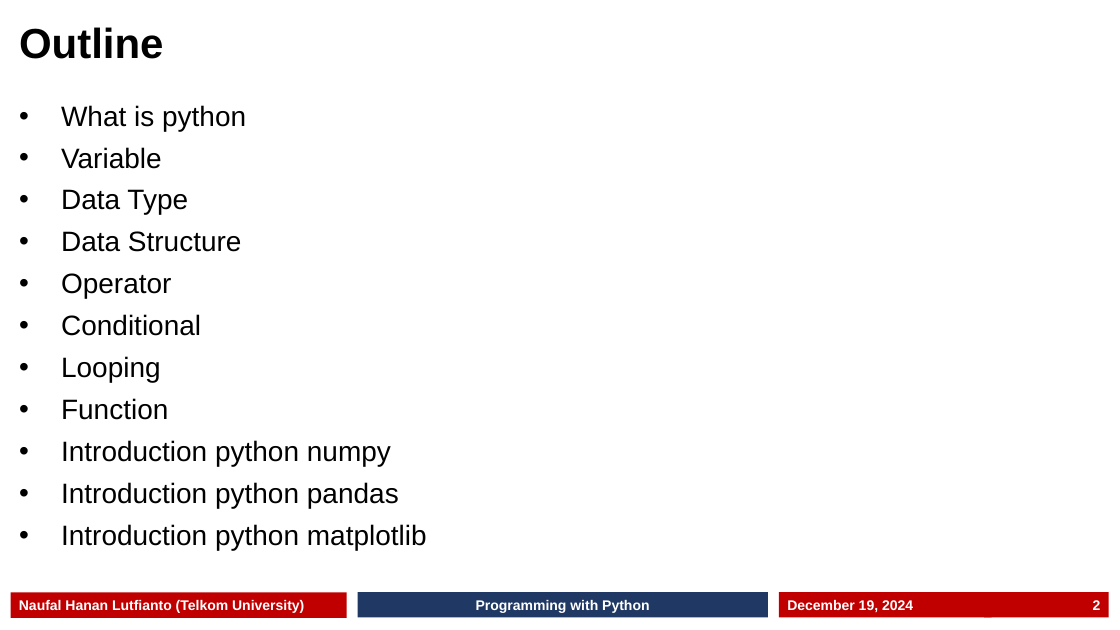
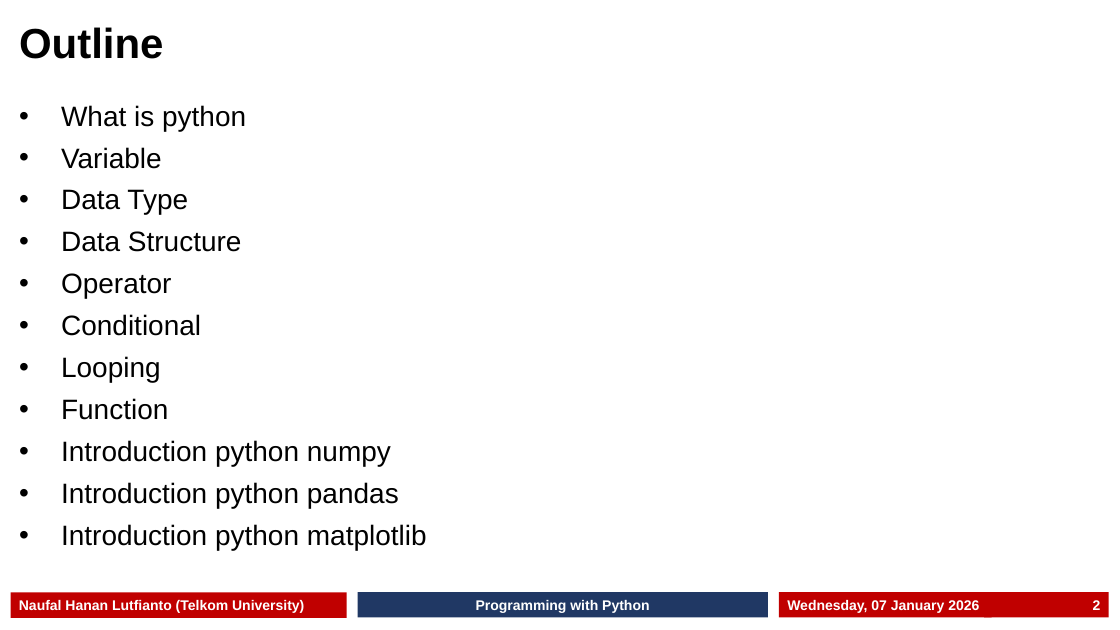
Before and after one commit to hananlu/basicPython, a slide deck: slide 2 of Slide/Programming with Python.pptx. Drawn at 1120x630 pixels with LibreOffice and Linux fonts; fonts in the diff are those of the drawing. Boxes give left, top, right and bottom in pixels: in the first picture for what was removed or moved away, otherwise in the second. Text is boxed around its words. In the diff, an @@ line names an element or a change of style, - is before the commit and + after.

```diff
--- a/Slide/Programming with Python.pptx
+++ b/Slide/Programming with Python.pptx
@@ text in rectangle at (x1=787, y1=600, x2=979, y2=613): text changed @@
-December 19, 2024
+Wednesday, 07 January 2026
```
Also in this commit, not shown: 50 other slides changed.
